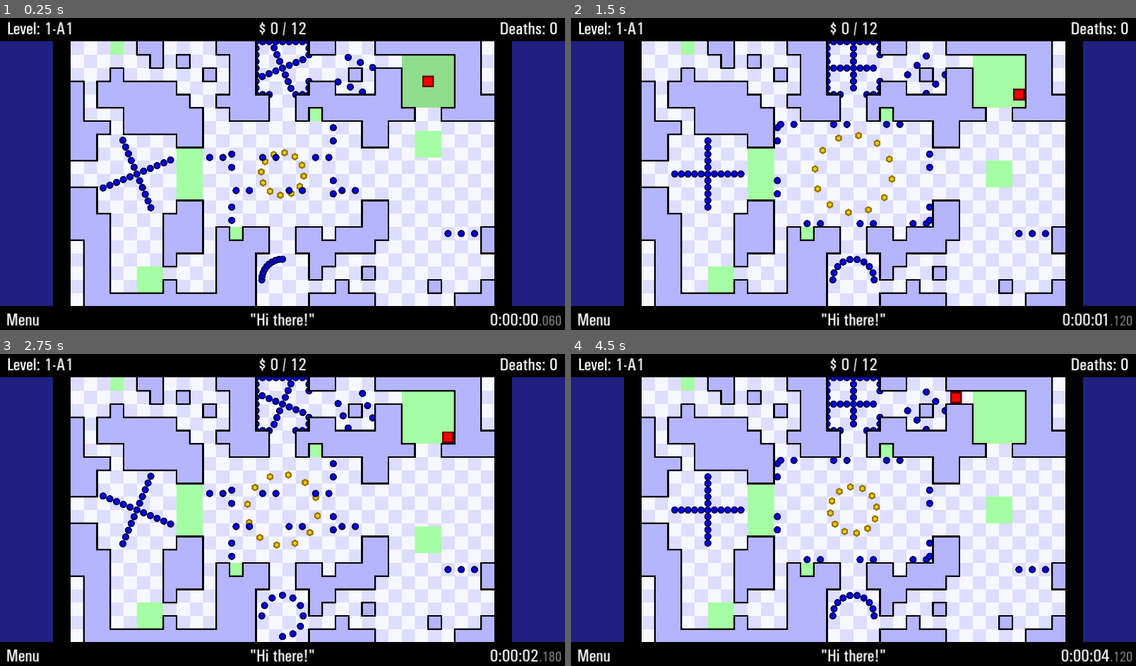
Above: before the commit, frames 1-4 (two rows, left to right).
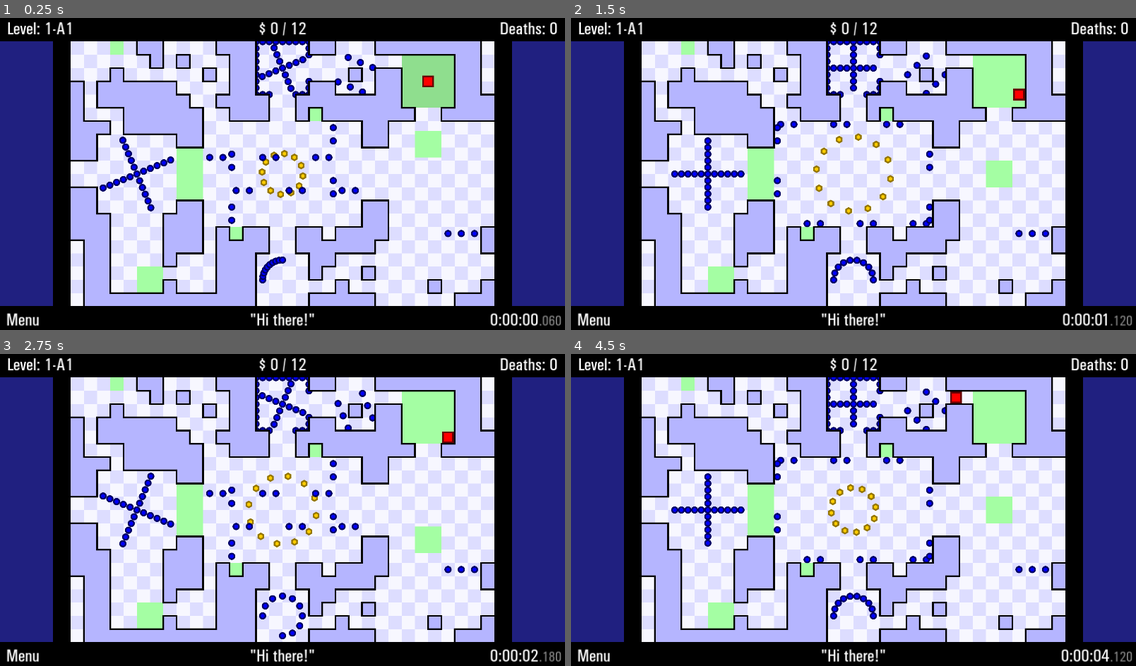
Above: after the commit, the same moments.

Repository: JustVictorGD/TWHG-Remake-Template
Game: Godot game, scene res://scenes/main.tscn
The game is run twice, just before and just after one commit, with the same random seed, the same clock (stepped at 60 frames per second) and the same inputs.
Inputs:
- Up to frame 1 (0.25 s): no input
- Up to frame 2 (1.5 s): hold D (right) 0.53-1.28 s; hold S (down) from 1.28 s (still down)
- Up to frame 3 (2.75 s): release S (down) at 2.03 s; hold D (right) from 2.03 s (still down)
- Up to frame 4 (4.5 s): release D (right) at 2.78 s; hold W (up) 2.78-3.53 s; hold A (left) from 3.53 s (still down)

The runs differ from the first frame. In frame 1, 0.3% of the frame differs, in the area x 45-55%, y 41-86%; in frame 2, 0.4%, in the area x 42-58%, y 36-86%; in frame 3, 0.4%; in frame 4, 0.4%.

Commit message:
Solid and Door classes, gold doors
- Added the Solid class. It creates solid rectangles which act like walls.
- Added the Door class, which inherits the Solid class. It contains variables and functions required for all types of doors.
- Added Gold Doors, which open when  the player has collected a set amount of coins.
- Gold Doors contain 6 opening animation types (up, left, down, right, shrink, none) and an option for the door to fade away while opening.

Diff:
--- /dev/null
+++ b/! favorites/gold_door.tscn
@@ -0,0 +1,29 @@
+[gd_scene load_steps=4 format=3 uid="uid://b3of87qe4oeld"]
+
+[ext_resource type="Script" path="res://scripts/gold_door.gd" id="1_gea2g"]
+[ext_resource type="FontFile" uid="uid://cesouak3176ok" path="res://assets/Univers_Condensed_Regular.ttf" id="2_kwhqi"]
+
+[sub_resource type="LabelSettings" id="LabelSettings_gb31h"]
+font = ExtResource("2_kwhqi")
+font_size = 50
+font_color = Color(0, 0, 0, 1)
+
+[node name="GoldDoor" type="ColorRect"]
+offset_right = 40.0
+offset_bottom = 40.0
+script = ExtResource("1_gea2g")
+
+[node name="MoneyLeft" type="Label" parent="."]
+layout_mode = 1
+anchors_preset = 15
+anchor_right = 1.0
+anchor_bottom = 1.0
+grow_horizontal = 2
+grow_vertical = 2
+text = "$???"
+label_settings = SubResource("LabelSettings_gb31h")
+horizontal_alignment = 1
+vertical_alignment = 1
+justification_flags = 162
+clip_text = true
+text_overrun_behavior = 1
--- a/scenes/sfx.tscn
+++ b/scenes/sfx.tscn
@@ -1,10 +1,11 @@
-[gd_scene load_steps=6 format=3 uid="uid://csfgjflaug8s3"]
+[gd_scene load_steps=7 format=3 uid="uid://csfgjflaug8s3"]
 
 [ext_resource type="AudioStream" uid="uid://0rswldab7ydh" path="res://sfx/enemyDeathSoundTrim.mp3" id="1_e4xx7"]
 [ext_resource type="Script" path="res://scripts/sfx.gd" id="1_mivbn"]
 [ext_resource type="AudioStream" uid="uid://bu84u2jmyt44x" path="res://sfx/checkSoundTrim.mp3" id="3_lkdm5"]
 [ext_resource type="AudioStream" uid="uid://bmw6501vnycx0" path="res://sfx/coinSoundTrim.mp3" id="4_phojv"]
 [ext_resource type="AudioStream" uid="uid://bno35o3repwfl" path="res://sfx/winSound.mp3" id="5_6rhof"]
+[ext_resource type="AudioStream" uid="uid://bxd6745sqaour" path="res://sfx/doorSoundTrim.mp3" id="6_k78t6"]
 
 [node name="SFX" type="Node"]
 script = ExtResource("1_mivbn")
@@ -20,3 +21,6 @@
 
 [node name="Finish" type="AudioStreamPlayer" parent="."]
 stream = ExtResource("5_6rhof")
+
+[node name="Door" type="AudioStreamPlayer" parent="."]
+stream = ExtResource("6_k78t6")
--- a/scripts/circle.gd
+++ b/scripts/circle.gd
@@ -44,6 +44,6 @@
 	for i: int in range(children.size()):
 		if children[i] is Node2D:
 			if full_circle_mode:
-				children[i].position = Vector2(50 * radius, 0).rotated(lerp(0.0, arc, float(i) / object_count))
+				children[i].position = Vector2(48 * radius, 0).rotated(lerp(0.0, arc, float(i) / object_count))
 			else:
-				children[i].position = Vector2(50 * radius, 0).rotated(lerp(0.0, arc, float(i) / (object_count - 1)))
+				children[i].position = Vector2(48 * radius, 0).rotated(lerp(0.0, arc, float(i) / (object_count - 1)))
--- /dev/null
+++ b/scripts/door.gd
@@ -0,0 +1,87 @@
+extends Solid
+class_name Door
+
+# ## Controls the starting state of the door. If this is false, the door will close when triggered, instead of opening.
+# @export var starts_closed: bool = true
+## Controls the opening direction or style.
+@export var open_method: open_methods = open_methods.RIGHT
+## Length of the opening animation in ticks (1/240 seconds).
+@export var open_time: int = 120
+## Choose whether or not the gate fades away as it opens.
+@export var fade: bool = false
+
+var is_triggered: bool = false
+var timer: TickBasedTimer = TickBasedTimer.new(open_time)
+
+var old_size: Vector2
+var old_position: Vector2
+var old_outline_size: int
+var old_outline_position: Vector2
+
+enum open_methods {
+	UP, LEFT, DOWN, RIGHT, SHRINK, NONE
+}
+
+func trigger_door() -> void:
+	if not is_triggered:
+		timer.reset_and_play()
+		can_collide = false
+		is_triggered = true
+		SFX.play("Door")
+
+		# Variables for animations
+		old_size = size
+		old_position = position
+		old_outline_size = outline_size
+		old_outline_position = outline.position
+
+
+# func close_door() -> void:
+	# pass
+
+func update_timers() -> void:
+	if timer.active:
+		timer.tick()
+
+		# AMAZING CODE!
+		if open_method == open_methods.UP:
+			size.y = old_size.y * ease(timer.get_progress_left(), -2) # Negative means IN-OUT easing
+
+		elif open_method == open_methods.LEFT:
+			size.x = old_size.x * ease(timer.get_progress_left(), -2)
+
+		elif open_method == open_methods.DOWN:
+			size.y = old_size.y * ease(timer.get_progress_left(), -2)
+			position.y = old_position.y + old_size.y * ease(timer.get_progress(), -2)
+
+		elif open_method == open_methods.RIGHT:
+			size.x = old_size.x * timer.get_progress_left()
+			position.x = old_position.x + old_size.x * ease(timer.get_progress(), -2)
+
+		elif open_method == open_methods.SHRINK:
+			@warning_ignore("narrowing_conversion")
+			size = old_size * ease(timer.get_progress_left(), -2)
+			position = old_position + old_size * ease(timer.get_progress(), -2) / 2
+
+		elif open_method == open_methods.NONE:
+			if not fade:
+				modulate.a = 0
+		else:
+			push_error("No door open method chosen. Door won't open.")
+
+		if fade:
+			modulate.a = timer.get_progress_left()
+
+	else:
+		if is_triggered:
+			modulate.a = 0
+
+	if timer.get_progress() == 1:
+		size = Vector2.ZERO
+		outline_size = 0
+
+	extra_update_timers()
+
+# Override these functions to add extra behaviour.
+func extra_update_timers() -> void:
+	pass
--- /dev/null
+++ b/scripts/gold_door.gd
@@ -0,0 +1,21 @@
+extends Door
+
+@export var money_requirement: int = 0
+@onready var money_left_text: Label = $MoneyLeft
+
+var money_left: int
+
+func extra_update_timers() -> void:
+	money_left = money_requirement - AreaManager.money
+	money_left_text.text =  "$" + str(money_left)
+
+	if money_left <= 0:
+		money_left_text.modulate.a = 0
+	else:
+		money_left_text.modulate.a = 1
+
+	if money_requirement == 0:
+		money_requirement = AreaManager.max_money
+
+	if AreaManager.money >= money_requirement:
+		trigger_door()
--- /dev/null
+++ b/scripts/solid.gd
@@ -0,0 +1,50 @@
+extends ColorRect
+class_name Solid
+
+@export var outline_size: int = 6
+@export var outline_color: Color = Color(0, 0, 0, 1)
+@export var can_collide: bool = true
+
+var hitbox_index: int
+var outline: ColorRect
+
+func _ready() -> void:
+	GameLoop.animation_update.connect(animation_update)
+	GameLoop.update_timers.connect(update_timers)
+
+	# Scales and positions the wall, so full tiles in editor work the same as in the TileMap grid
+	# WARNING: Please use a parent node to animate wall objects, because the AnimationPlayer overrides these changes.
+	size -= Vector2(6, 6)
+	position += Vector2(3, 3)
+	z_index = 1
+
+	# Creates the outline
+	outline = ColorRect.new()
+	add_child(outline)
+	outline.color = outline_color
+	outline.z_as_relative = false
+	outline.position = -Vector2(self.outline_size, self.outline_size)
+	outline.size = Vector2(size.x + 2 * self.outline_size, size.y + 2 * self.outline_size)
+
+	# Creates hitbox
+	if can_collide:
+		hitbox_index = Collider.walls.size()
+		Collider.walls.append(Rect2(position - Vector2(outline_size, outline_size), self.size + 2 * Vector2(outline_size, outline_size)))
+
+	child_ready()
+
+func animation_update() -> void:
+	# Update outline
+	outline.size = Vector2(size.x + 2 * self.outline_size, size.y + 2 * self.outline_size)
+	# Update hitbox
+	if can_collide:
+		Collider.walls[hitbox_index] = Rect2(position - Vector2(outline_size, outline_size), self.size + 2 * Vector2(outline_size, outline_size))
+	else:
+		Collider.walls[hitbox_index] = Rect2(Vector2.ZERO, Vector2.ZERO)
+
+# Override these functions to add more behavior.
+func child_ready() -> void:
+	pass
+
+func update_timers() -> void:
+	pass
